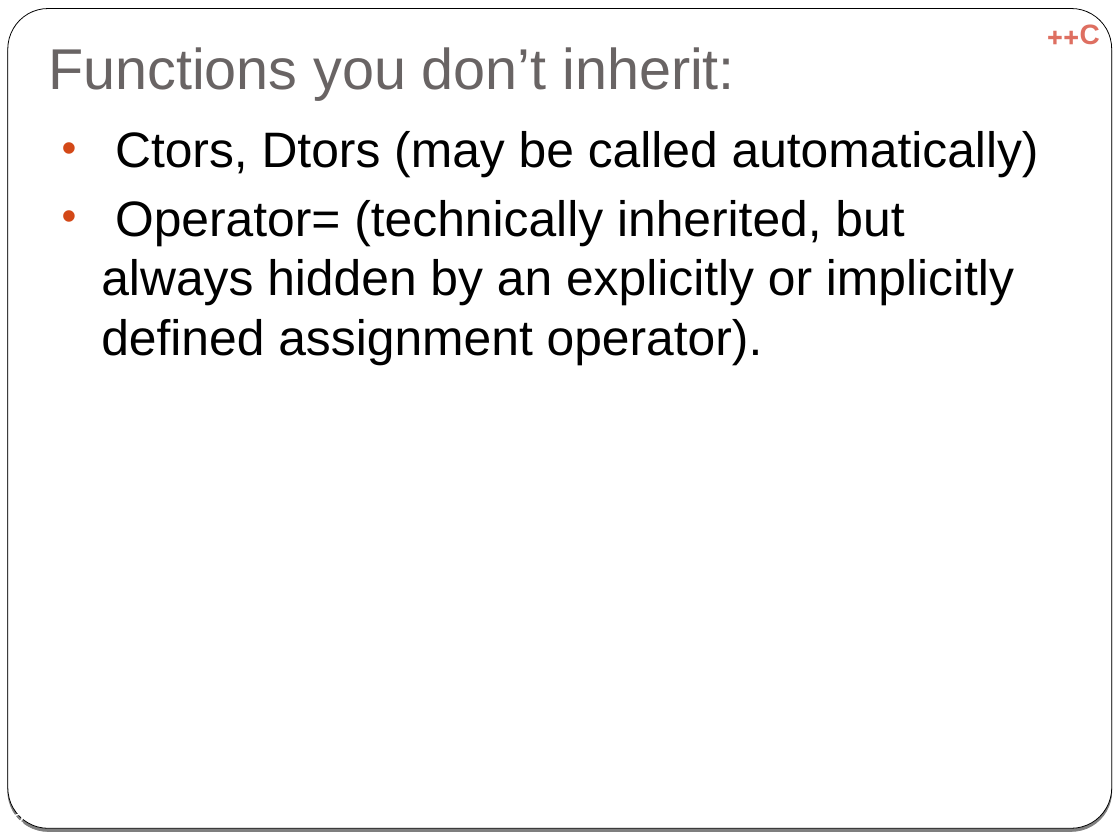
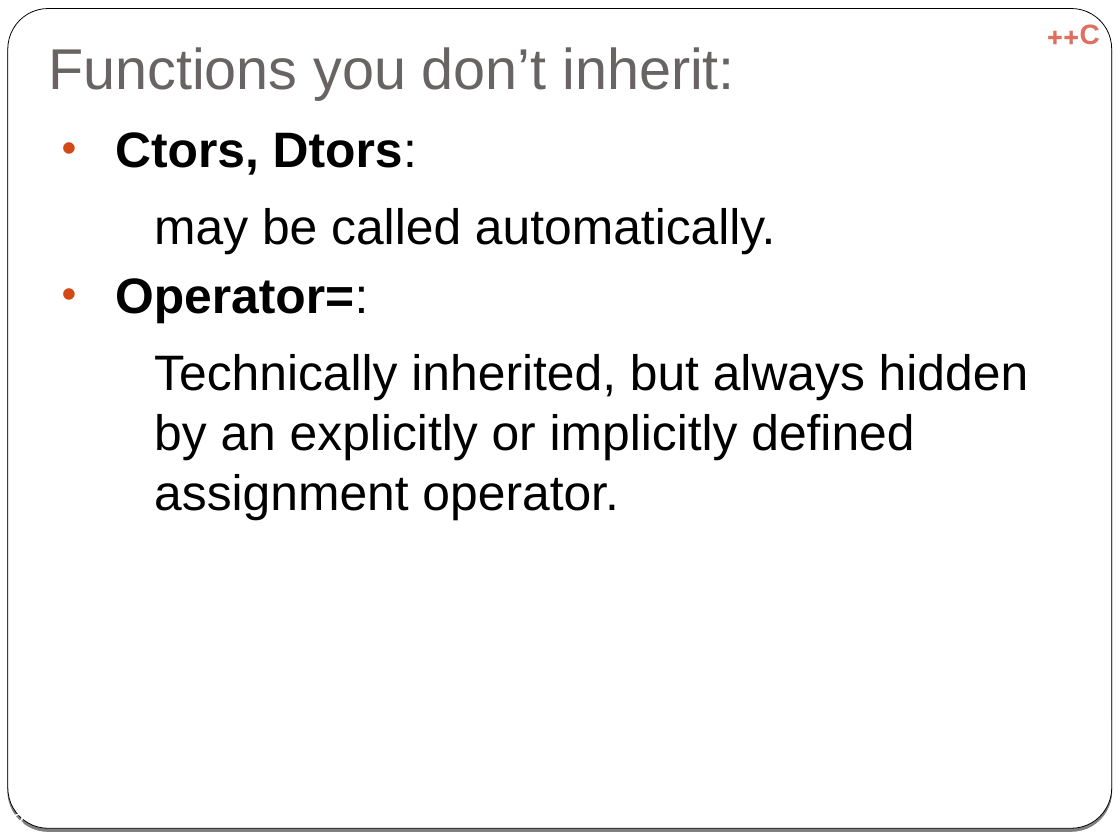
Before and after one commit to cpp-at-ariel/cpp-5779, a slide deck: slide 8 of 06-inheritance/slides-inheritance.odp. Drawn at 1120x840 pixels with LibreOffice and Linux fonts; fonts in the diff are those of the drawing. Boxes give left, top, right and bottom in pixels: in the first picture for what was removed or moved away, otherwise in the second. Text is boxed around its words. In the diff, an @@ line names an element or a change of style, - is before the commit and + after.

```diff
--- a/06-inheritance/slides-inheritance.odp
+++ b/06-inheritance/slides-inheritance.odp
@@ text at [115,132,1028,520]: text changed @@
-• Ctors, Dtors (may be called automatically)
-• Operator= (technically inherited, but always hidden by an explicitly or implicitly defined assignment operator).
+• Ctors, Dtors:
+  − may be called automatically.
+• Operator=:
+  − Technically inherited, but always hidden by an explicitly or implicitly defined assignment operator.
```
Also in this commit, not shown: 6 other slides changed, 1 slide removed, 12 other files.
